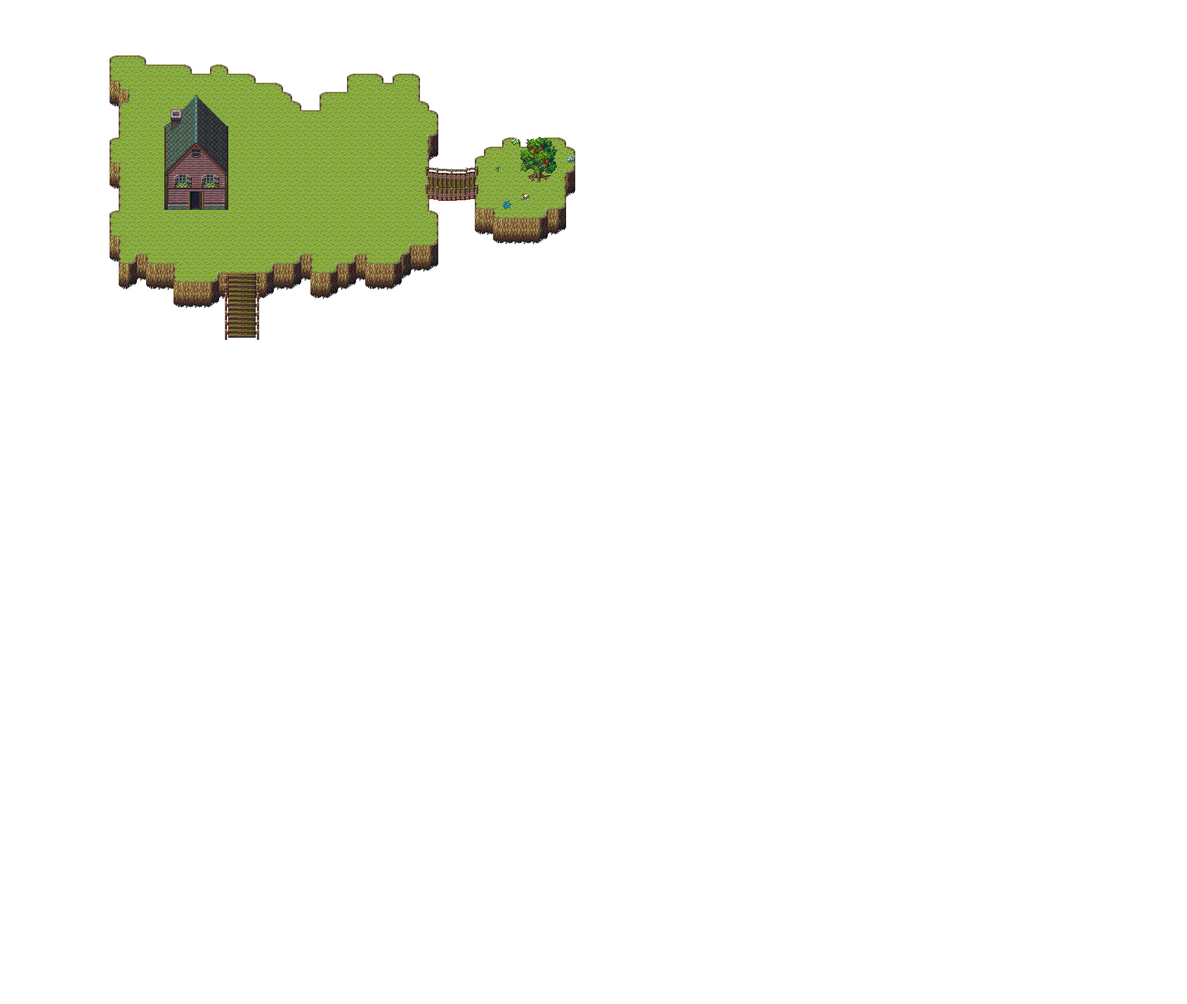
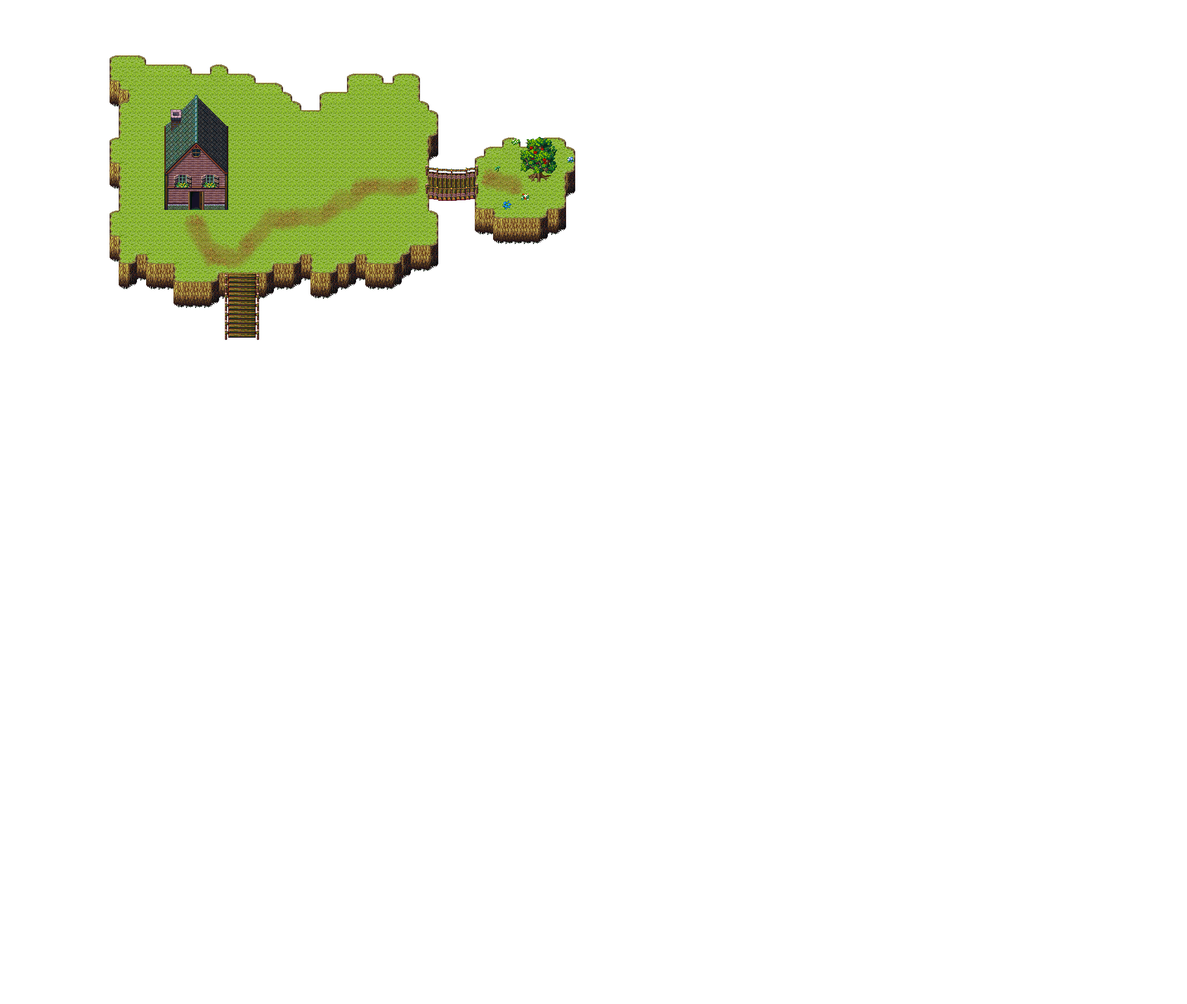
The second (1187, 1004) image is a revision of the first. Changes to its layers:
renamed "Upper 1" to "Calque 2", painted on it over [164, 94, 557, 192]
removed layer "Lower 2" from group "Lower" over [164, 127, 575, 341]
removed layer "Lower 1" from group "Lower" over [109, 55, 576, 309]
added layer "Calque 3" in group "Lower" over [164, 127, 575, 341]
added layer "Calque 4" in group "Lower" over [181, 166, 528, 271]
added layer "Calque 1" in group "Lower" over [109, 55, 576, 309]
